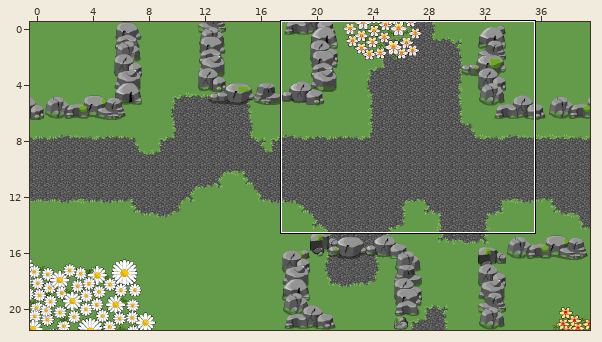
Tiled map, stored at maps/level2.tmx. Above, an overview of the earlier version with the close-up marked.
Close-up. As it was:
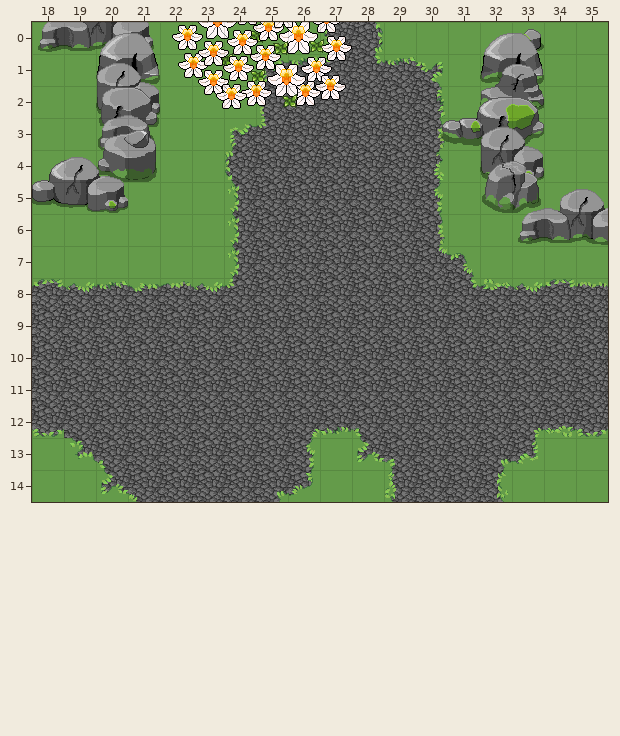
Cells are 32x32 px. Shown: x 18..35, y 0..14. The commit also changed other parts of the map, which this record leaves out.
Now the later version:
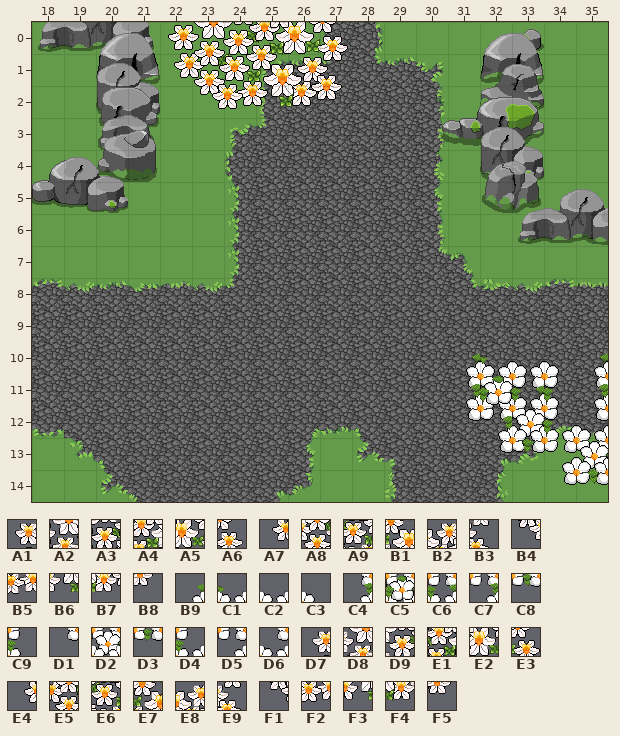
Key: from "[M]Flowers": A1 66, A2 67, A3 68, A4 69, A5 70, A6 71, A7 84, A8 85, A9 86, B1 87, B2 88, B3 89, B4 103, B5 104, B6 105, B7 106, B8 107, B9 120, C1 121, C2 122, C3 124, C4 138, C5 139, C6 140, C7 156, C8 159, C9 160, D1 174, D2 176, D3 177, D4 193, D5 194, D6 195; from "[M]Narcis": D7 18, D8 19, D9 20, E1 21, E2 22, E3 23, E4 24, E5 25, E6 26, E7 27, E8 28, E9 29, F1 31, F2 32, F3 33, F4 34, F5 35.
__ is an empty cell.
What changed:
Layer "over":
y 0: x 22..27 D7 D8 D9 E1 E2 E3 -> A1 A2 A3 A4 A5 A6
y 1: x 22..27 E4 E5 E6 E7 E8 E9 -> A7 A8 A9 B1 B2 B3
y 2: x 23..27 F1 F2 F3 F4 F5 -> B4 B5 B6 B7 B8
y 10: x 31..35 __ __ __ __ __ -> B9 C1 C2 C3 B9
y 11: x 31..35 __ __ __ __ __ -> C4 C5 C6 C9 C4
y 12: x 31..35 __ __ __ __ __ -> D1 C7 D2 D4 D6
y 13: x 32..35 __ __ __ __ -> D1 D3 D5 D2
y 14: x 34..35 __ __ -> D1 C8
